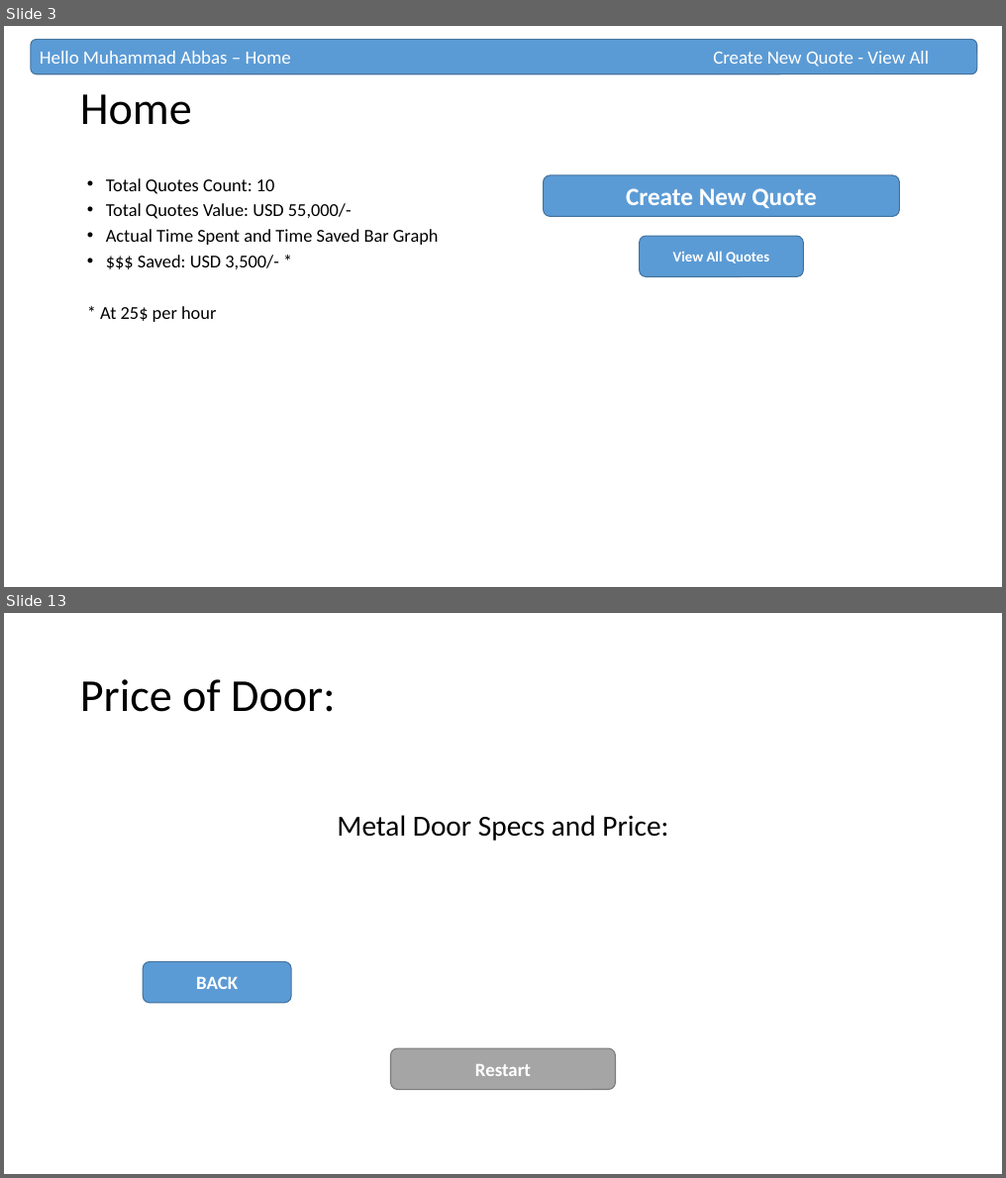
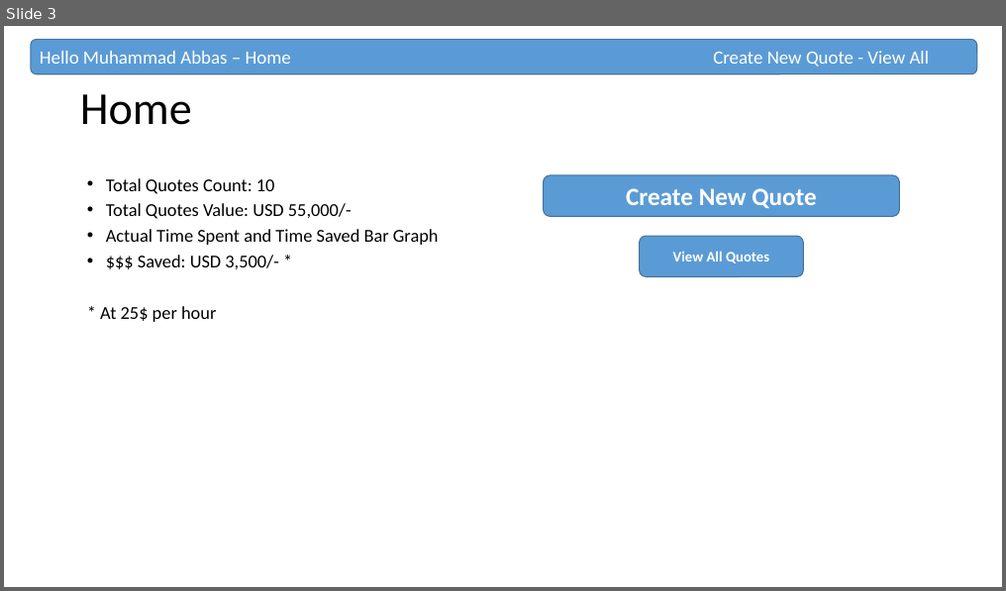
Before and after one commit to mohammed52/quotation-automator, a slide deck: app-quotation-automator.pptx. Shown one above the other, each under a label of ours: slides 3 and 13 before the commit, slide 3 after it; the slides between them are not shown. The pictures are 1006x1178 and 1006x591 pixels, drawn with LibreOffice and Linux fonts; fonts in the diff are those of the drawing. Boxes give left, top, right and bottom in pixels: in the first picture for what was removed or moved away, otherwise in the second. Text is boxed around its words. In the diff, an @@ line names an element or a change of style, - is before the commit and + after.

```diff
--- a/app-quotation-automator.pptx
+++ b/app-quotation-automator.pptx
@@ slide 13 removed at <box>4,613,1002,1174</box>, background #FFFFFF @@
@@ title removed at <box>80,679,336,712</box> @@
-Price of Door:
@@ text removed at <box>337,815,668,841</box> @@
-Metal Door Specs and Price:
@@ rounded rectangle removed at <box>143,961,291,1003</box> @@
-BACK
@@ rounded rectangle removed at <box>391,1049,616,1090</box> @@
-Restart
```
Also in this commit, not shown: 9 slides changed, 1 slide added, 8 other files.
